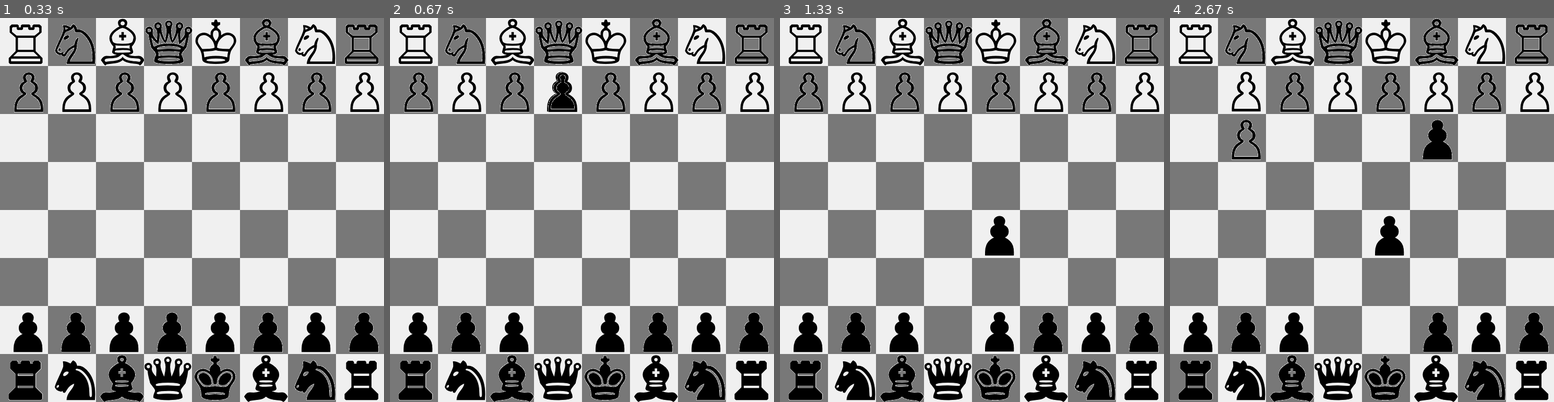
Above: before the commit, frames 1-4 (left to right).
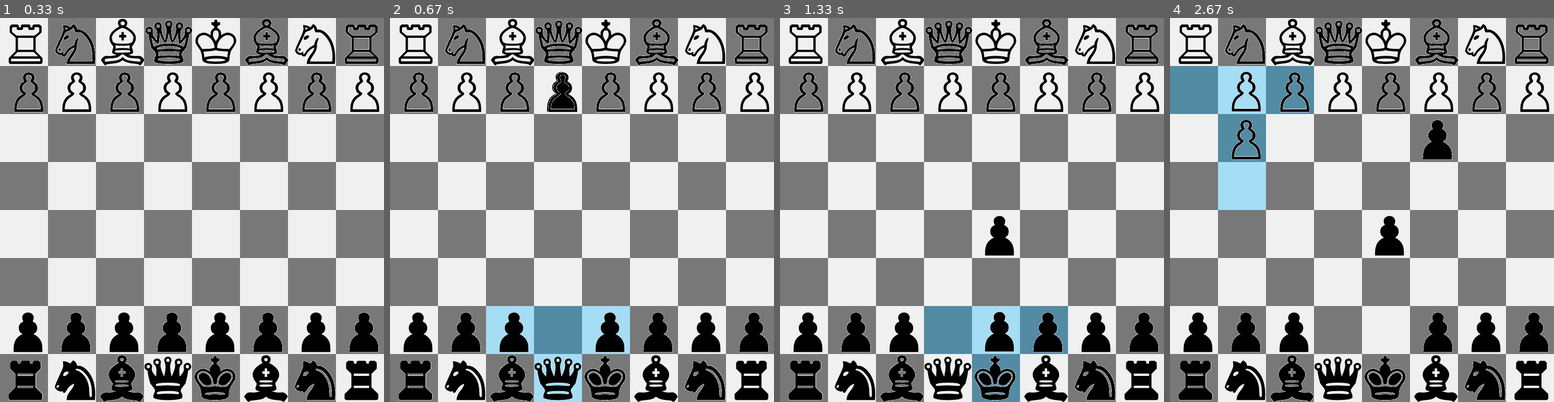
Above: after the commit, the same moments.

Repository: HighASG936/MyChess
Game: pygame game, started from Chess.py
The game is run twice, just before and just after one commit, with the same random seed, the same clock (stepped at 60 frames per second) and the same inputs.
Inputs (mouse positions are in pixels of both pictures, inside the frame that each line leads up to):
- Up to frame 1 (0.33 s): no input
- Up to frame 2 (0.67 s): press the mouse at (558, 329) at 0.37 s; move the mouse to (562, 217) at 0.47 s; release the mouse at (566, 106) at 0.6 s
- Up to frame 3 (1.33 s): click (1010, 236) at 0.72 s; click (1006, 306) at 1.05 s
- Up to frame 4 (2.67 s): click (1442, 160) at 1.38 s; click (1216, 87) at 1.72 s; click (1239, 137) at 2.05 s; click (1246, 94) at 2.38 s

Frame 1 is identical in both runs. In frame 2, 4.4% of the frame differs, in the area x 25-63%, y 75-100%; in frame 3, 4.5%; in frame 4, 7.0%, in the area x 0-38%, y 12-50%.

Commit message:
surface transparency

Diff:
--- a/Chess.py
+++ b/Chess.py
@@ -20,6 +20,7 @@
         self.settings = Settings()
         self.board = Board(self)
         self.screen = pygame.display.set_mode((self.settings.board_size, self.settings.board_size))
+        self.last_x, self.last_y = 0, 0
         pygame.display.set_caption("Chess")
 
         self.chess_set = ChessSet(self)
@@ -28,6 +29,9 @@
         for sprite in self.chess_set.Pieces_Group:
             if sprite.rect.collidepoint(event.pos):
                 sprite.dragging = not sprite.dragging
+                if sprite.dragging:
+                    self.last_x, self.last_y = sprite.x, sprite.y
+
 
     def _check_events(self):
         for event in pygame.event.get():
@@ -56,8 +60,9 @@
 
         for sprite in self.chess_set.Pieces_Group:
             if sprite.dragging:
+                self.board.movs.draw_markers(sprite.name, [self.last_x, self.last_y] )
                 sprite.rect.center = self._snap_piece()
-
+                sprite.x, sprite.y = sprite.rect.topleft
         self.chess_set.Pieces_Group.draw(self.screen)
         pygame.display.flip()
 
--- a/board.py
+++ b/board.py
@@ -1,3 +1,4 @@
+
 from movements import Movements
 from settings import Settings
 import pygame
@@ -7,10 +8,11 @@
     def __init__(self, chess_game):
         self.chess_game = chess_game
         self.settings = Settings()
-        self.movs = Movements()
+        self.screen = pygame.display.set_mode((self.settings.board_size, self.settings.board_size))
+        self.movs = Movements(self)
         self.running = True
         pygame.init()
-        self.screen = pygame.display.set_mode((self.settings.board_size, self.settings.board_size))
+
         pygame.display.set_caption("Chess")
 
     def draw_board(self):
@@ -18,8 +20,7 @@
         """
         for i in range(self.settings.board_n):
             for j in range(self.settings.board_n):
-                tile_color = self.settings.tile_colors[(i + j) % 2] #Alternate Black and White
-                self._set_tile_color((i,j))
+                tile_color = self._set_tile_color([i,j])
                 Board_Rect = pygame.Rect(i*self.settings.tile_size,
                                          j*self.settings.tile_size,
                                          self.settings.tile_size,
--- a/movements.py
+++ b/movements.py
@@ -1,51 +1,56 @@
 
 from settings import Settings
 import numpy as np
+from pygame import sprite, Surface, SRCALPHA
 
 class Movements:
 
-    def __init__(self):
-        super().__init__()
+    def __init__(self, chessboard):
         self.settings = Settings()
-        offset = lambda e: int(e * (self.settings.tile_center))
+        self.markers = sprite.Group()
+        self.board = chessboard
+        offset = lambda e: int(e * (self.settings.tile_size))
 
-        self.king = [ [offset(i), offset(j)]
-                     for i in range(-1, 2)
-                     for j in range(-1, 2)
+        king = [ [offset(i), offset(j)]
+                    for i in range(-1, 2)
+                    for j in range(-1, 2)
                     ]
 
-        self.queen = [ [offset(i), offset(j)]
-                     for i in range(-4, 4)
-                     for j in range(-4, 4)
+        queen = [   [offset(i), offset(j)]
+                    for i in range(-4, 4)
+                    for j in range(-4, 4)
                     ]
 
-        self.rook = [[offset(i), 0] for i in range(-4, 4)] + \
-                    [[0, offset(j)] for j in range(-4, 4) if offset(j) != 0 ]
+        rook = [[offset(i), 0] for i in range(-4, 4)] + \
+               [[0, offset(j)] for j in range(-4, 4) if offset(j) != 0 ]
 
-        self.pawn = [ [0, offset(j)] for j in range(3)] + \
-                    [ [offset(i), offset(j)] for i in range(-1, 2, 2) for j in range(1)]
+        pawn = [  [0, offset(j)] for j in range(3)] + \
+                [ [offset(i), offset(j)] for i in range(-1, 2, 2) for j in range(1)]
 
-        self.bishop = [[offset(i), offset(i+j)]
-                        for i in range(-4, 4)
-                        for j in range(-4, 4)
-                        if i != 0
-                       ]
+        bishop = [ [offset(i), offset(i+j)]
+                    for i in range(-4, 4)
+                    for j in range(-4, 4)
+                    if i != 0
+                    ]
 
-        self.knight = [[offset(i), offset(2*i)] for i in range(-2, 3)] + \
-                      [[offset(2*j), offset(j)] for j in range(-2, 3)  if offset(j) != 0]
+        knight = [[offset(i), offset(2*i)] for i in range(-2, 3)] + \
+                 [[offset(2*j), offset(j)] for j in range(-2, 3)  if offset(j) != 0]
 
-    def get_movs(self,list_moves,locate):
+        self.movs = {'K': king, 'Q': queen, 'R': rook, 'P': pawn, 'B': bishop, 'N': knight}
+
+    def _get_movs(self,list_moves,locate):
         a = np.array(locate)
         b = np.array(list_moves)
         list_moves = a + b
-        possible_moves = [coord.tolist() for coord in list_moves if all(x >= 0 for x in coord)]
+        possible_moves = [tuple(coord) for coord in list_moves if all(x >= 0 for x in coord)]
         return possible_moves
 
-if __name__ == '__main__':
-    mov = Movements()
-    # print(mov.get_movs(mov.king, [0, 0]))
-    # print(mov.get_movs(mov.queen, [0, 0]))
-    # print(mov.get_movs(mov.rook, [200, 200]))
-    # print(mov.get_movs(mov.pawn, [100, 100]))
-    # print(mov.get_movs(mov.bishop, [200, 200]))
-    print(mov.get_movs(mov.knight, [0, 0]))
+    def draw_markers(self, name, locate):
+        marker_color = self.settings.marker_color
+        list_movs = self.movs[name[1]]
+        possible_movs = self._get_movs(list_movs, locate)
+        Marker_Rect = Surface((self.settings.tile_size, self.settings.tile_size), SRCALPHA)
+
+        for possible_mov in possible_movs:
+            Marker_Rect.fill(marker_color)
+            self.board.screen.blit(Marker_Rect, possible_mov)
--- a/settings.py
+++ b/settings.py
@@ -9,4 +9,5 @@
 		self.board_size = self.tile_size * self.board_n
 		self.background_color = (255, 255, 255)
 		self.tile_colors = [(240, 240, 240), (120, 120, 120)]
+		self.marker_color = (0, 179, 255, 80)
 		self.bg_color = (225, 225, 225)
